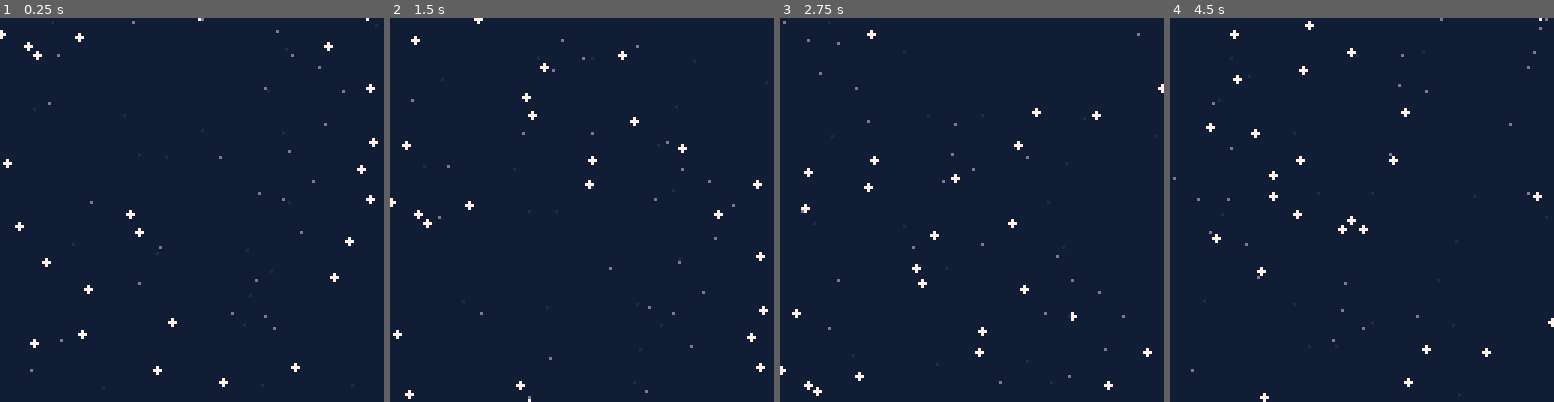
Above: before the commit, frames 1-4 (left to right).
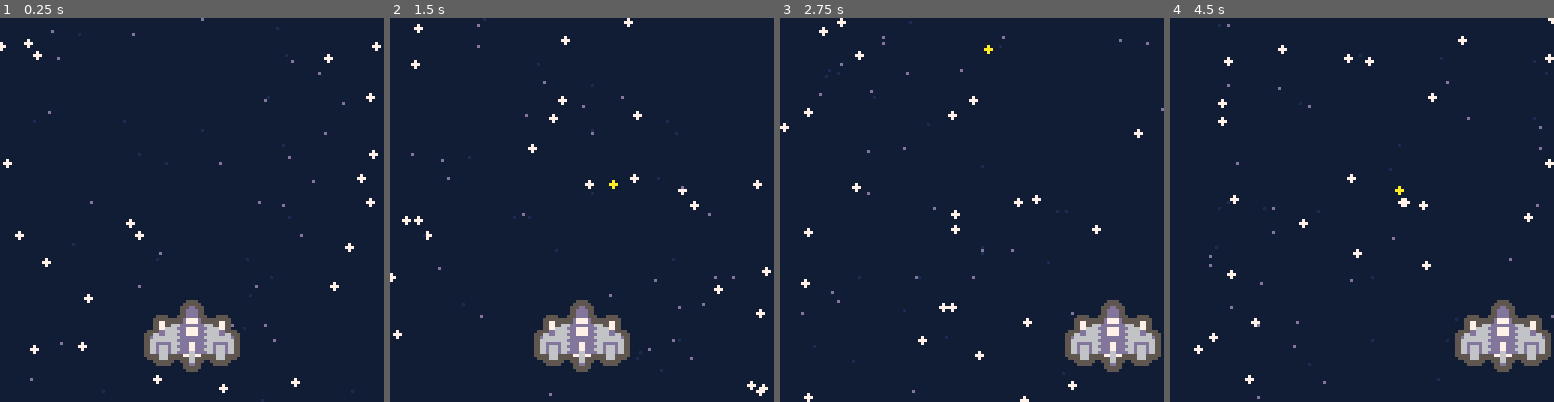
Above: after the commit, the same moments.

Repository: th3n3rd/pico8-games
Game: PICO-8 cartridge stars.p8
Same seed, same stepped clock (60 frames per second), same inputs: the game is played once before the commit and once after it.
Inputs:
- Up to frame 1 (0.25 s): no input
- Up to frame 2 (1.5 s): tap X (X key) at 0.33, 1.07 s
- Up to frame 3 (2.75 s): hold Right 1.6-2.1 s; tap X (X key) at 1.85 s; hold Right from 2.47 s (still down)
- Up to frame 4 (4.5 s): tap X (X key) at 2.97, 4.08 s; release Right at 3.03 s; hold Left 3.08-3.58 s; hold Right from 4.02 s (still down)

The runs differ from the first frame. In frame 1, 4.7% of the frame differs, in the area x 0-100%, y 0-100%; in frame 2, 4.9%; in frame 3, 5.1%; in frame 4, 5.2%.

Commit message:
Add a space-ship that can fire from both cannons at a given rate

Diff:
--- a/stars.p8
+++ b/stars.p8
@@ -14,27 +16,37 @@
         })
         add(stars, star_type:new({
             x = rnd(128),
-            y = rnd(128)
+            y = rnd(128),
+            radius = star_type.radius + rnd(0.3),
+            speed = star_type.speed + rnd(0.3)
         }))
     end
+
+    ship = space_ship:new({
+        x = 64,
+        y = 90
+    })
 end
 
 function _update60()
     for s in all(stars) do
         s:update()
     end
+
+    ship:update()
 end
 
 function _draw()
     cls()
 
     for s in all(stars) do
-        debug[2] = s.x
         s:draw()
     end
 
+    ship:draw()
+
     for i,d in ipairs(debug) do
-        print(d, 4, i * 4, 8)
+        print(d, 4, i * 6, 8)
     end
 end
 -->8
@@ -88,14 +100,74 @@
 near_star = star:extend({
     colour = 7,
     speed = 0.75,
-    radius = 1,
+    radius = 1.2,
 })
 
 far_star = star:extend({
     colour = 1,
     speed = 0.25,
-    radius = 0,
+    radius = 0.3,
 })
+-->8
+-- space ship
+
+space_ship = entity:extend({
+    bullets = {},
+    weapon = -1,
+    fire_rate = 5,
+    guns_cooldown = 0
+})
+
+function space_ship:update()
+    self.guns_cooldown -= 1
+
+    if (btn(⬅️)) self.x -= 1
+    if (btn(➡️)) self.x += 1
+    if (btn(❎)) self:fire()
+
+    self.x = max(16, min(self.x, 128 - 16))
+
+    for b in all(self.bullets) do
+        b:update()
+        if (b:is_offscreen()) del(self.bullets, b)
+    end
+end
+
+function space_ship:fire()
+    if (self.guns_cooldown > 0) return
+
+    add(self.bullets, bullet:new({
+        x = self.x + (10.5 * self.weapon),
+        y = self.y + 7,
+    }))
+
+    self.weapon *= -1
+    self.guns_cooldown = self.fire_rate
+end
+
+function space_ship:draw()
+    spr(1, self.x - 16, self.y, 4, 4)
+
+    for b in all(self.bullets) do
+        b:draw()
+    end
+end
+
+bullet = entity:extend({
+    speed = 1.6
+})
+
+function bullet:is_offscreen()
+    return self.y <= 0
+end
+
+function bullet:update()
+    self.y -= self.speed
+end
+
+function bullet:draw()
+    circfill(self.x, self.y, 1, 10)
+end
 
 
 
Not shown, changed: 24 lines of the sprite sheet (__gfx__) section of stars.p8
